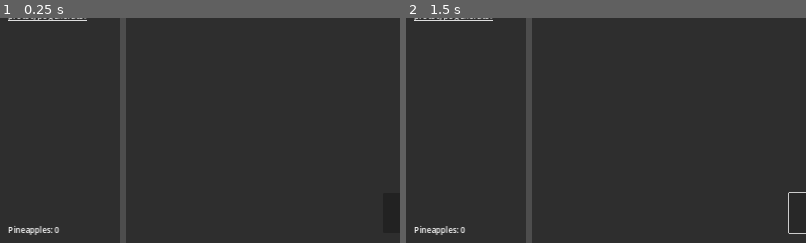
Above: before the commit, frames 1-2 (left to right).
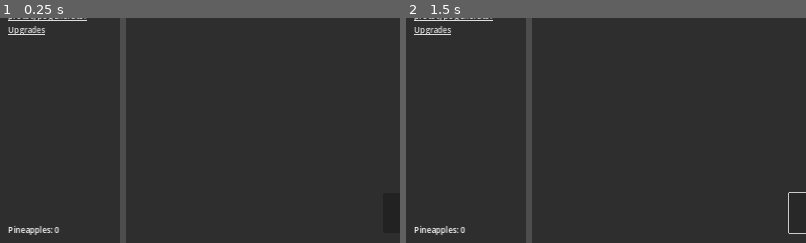
Above: after the commit, the same moments.

Repository: paulw87/Space_Pineapple
Game: Godot game, scene res://Scenes/Prototypes/Game/game.tscn
The game is run twice, just before and just after one commit, with the same random seed, the same clock (stepped at 60 frames per second) and the same inputs.
Inputs:
- Up to frame 1 (0.25 s): no input
- Up to frame 2 (1.5 s): click "start auto pineapple" at 0.5 s; tap Enter at 1.25 s
The pictures show only the part of the screen within x 0-50%, y 7-57%; the shares and areas given below are measured in that part.

The runs differ from the first frame. In frame 1, 0.2% of the frame differs, in the area x 2-12%, y 3-8%; in frame 2, 0.2%.

Commit message:
Upgrade view created

Diff:
--- /dev/null
+++ b/Scenes/Prototypes/upgrades/prototype_upgrades.gd
@@ -0,0 +1,24 @@
+class_name PrototypeUpgrades
+extends Control
+## view for the upgrades
+
+##referance to the user interface
+@export var user_interface : User_Interface
+##view referance
+@export var view : User_Interface.Views
+
+
+## ititialize visibility at launch
+func _ready() -> void:
+	visible = false
+
+	user_interface.navigation_requested.connect(_on_navigation_request)
+
+
+##watch for naigation request
+func _on_navigation_request(requested_view : User_Interface.Views) -> void:
+	if requested_view == view:
+		visible = true
+		return
+
+	visible = false
--- /dev/null
+++ b/Scenes/Prototypes/upgrades/prototype_upgrades.tscn
@@ -0,0 +1,108 @@
+[gd_scene load_steps=2 format=3 uid="uid://dvlr18ofixywq"]
+
+[ext_resource type="Script" path="res://Scenes/Prototypes/upgrades/prototype_upgrades.gd" id="1_dpjhq"]
+
+[node name="PrototypeUpgrades" type="Control"]
+layout_mode = 3
+anchors_preset = 15
+anchor_right = 1.0
+anchor_bottom = 1.0
+grow_horizontal = 2
+grow_vertical = 2
+script = ExtResource("1_dpjhq")
+view = 2
+
+[node name="MarginContainer" type="MarginContainer" parent="."]
+layout_mode = 1
+anchors_preset = 15
+anchor_right = 1.0
+anchor_bottom = 1.0
+grow_horizontal = 2
+grow_vertical = 2
+theme_override_constants/margin_left = 16
+theme_override_constants/margin_top = 16
+theme_override_constants/margin_right = 16
+theme_override_constants/margin_bottom = 16
+
+[node name="VBoxContainer" type="VBoxContainer" parent="MarginContainer"]
+layout_mode = 2
+theme_override_constants/separation = 16
+
+[node name="HeaderLarge" type="Label" parent="MarginContainer/VBoxContainer"]
+layout_mode = 2
+theme_type_variation = &"HeaderLarge"
+text = "Upgrades"
+
+[node name="MarginContainer" type="MarginContainer" parent="MarginContainer/VBoxContainer"]
+layout_mode = 2
+theme_override_constants/margin_left = 16
+theme_override_constants/margin_right = 16
+
+[node name="HSeparator" type="HSeparator" parent="MarginContainer/VBoxContainer/MarginContainer"]
+layout_mode = 2
+
+[node name="MarginContainer2" type="MarginContainer" parent="MarginContainer/VBoxContainer"]
+layout_mode = 2
+theme_override_constants/margin_left = 64
+theme_override_constants/margin_right = 64
+
+[node name="Upgrade_01" type="Control" parent="MarginContainer/VBoxContainer/MarginContainer2"]
+custom_minimum_size = Vector2(0, 160)
+layout_mode = 2
+
+[node name="Panel" type="Panel" parent="MarginContainer/VBoxContainer/MarginContainer2/Upgrade_01"]
+layout_mode = 2
+offset_left = 16.0
+offset_top = 16.0
+offset_right = 1424.0
+offset_bottom = 144.0
+grow_horizontal = 2
+grow_vertical = 2
+
+[node name="MarginContainer" type="MarginContainer" parent="MarginContainer/VBoxContainer/MarginContainer2/Upgrade_01"]
+layout_mode = 1
+anchors_preset = 15
+anchor_right = 1.0
+anchor_bottom = 1.0
+grow_horizontal = 2
+grow_vertical = 2
+theme_override_constants/margin_left = 16
+theme_override_constants/margin_top = 16
+theme_override_constants/margin_right = 16
+theme_override_constants/margin_bottom = 16
+
+[node name="HBoxContainer" type="HBoxContainer" parent="MarginContainer/VBoxContainer/MarginContainer2/Upgrade_01/MarginContainer"]
+layout_mode = 2
+theme_override_constants/separation = 32
+
+[node name="Infos" type="Control" parent="MarginContainer/VBoxContainer/MarginContainer2/Upgrade_01/MarginContainer/HBoxContainer"]
+layout_mode = 2
+size_flags_horizontal = 3
+
+[node name="VBoxContainer" type="VBoxContainer" parent="MarginContainer/VBoxContainer/MarginContainer2/Upgrade_01/MarginContainer/HBoxContainer/Infos"]
+layout_mode = 1
+anchors_preset = 15
+anchor_right = 1.0
+anchor_bottom = 1.0
+grow_horizontal = 2
+grow_vertical = 2
+theme_override_constants/separation = 0
+
+[node name="Title" type="Label" parent="MarginContainer/VBoxContainer/MarginContainer2/Upgrade_01/MarginContainer/HBoxContainer/Infos/VBoxContainer"]
+layout_mode = 2
+theme_type_variation = &"HeaderMedium"
+text = "Upgrade Title"
+
+[node name="Description" type="RichTextLabel" parent="MarginContainer/VBoxContainer/MarginContainer2/Upgrade_01/MarginContainer/HBoxContainer/Infos/VBoxContainer"]
+layout_mode = 2
+size_flags_vertical = 3
+bbcode_enabled = true
+text = "Upgrade description
+Effect:
+Cost:"
+fit_content = true
+
+[node name="PurchaseButton" type="Button" parent="MarginContainer/VBoxContainer/MarginContainer2/Upgrade_01/MarginContainer/HBoxContainer"]
+custom_minimum_size = Vector2(240, 0)
+layout_mode = 2
+text = "Purchase"
--- a/Scenes/user_interface.gd
+++ b/Scenes/user_interface.gd
@@ -24,6 +24,6 @@
 func _on_prototype_clicker_link_pressed() -> void:
 	navigation_requested.emit(Views.PROTOTYPE_CLICKER)
 
-
-func _on_prototype_upgrades_link_button_pressed():
+##triggered when the upgrades link is clicked
+func _on_prototype_upgrades_link_button_pressed() -> void:
 	navigation_requested.emit(Views.PROTOTYPE_UPGRADES)
--- a/Scenes/user_interface.tscn
+++ b/Scenes/user_interface.tscn
@@ -1,9 +1,10 @@
-[gd_scene load_steps=5 format=3 uid="uid://cw57oqc2vs3xu"]
+[gd_scene load_steps=6 format=3 uid="uid://cw57oqc2vs3xu"]
 
 [ext_resource type="Script" path="res://Scenes/user_interface.gd" id="1_1col8"]
 [ext_resource type="PackedScene" uid="uid://srx4qykcm41m" path="res://Scenes/Prototypes/auto pineapple/prototype_auto_pineapple.tscn" id="1_ucv0q"]
 [ext_resource type="Script" path="res://Scenes/pineapples_label.gd" id="2_wpqwc"]
 [ext_resource type="PackedScene" uid="uid://b5q20mei7dbhy" path="res://Scenes/Prototypes/click/prototype_clicker.tscn" id="3_n7s02"]
+[ext_resource type="PackedScene" uid="uid://dvlr18ofixywq" path="res://Scenes/Prototypes/upgrades/prototype_upgrades.tscn" id="5_6rpwm"]
 
 [node name="user_interface" type="Control"]
 layout_mode = 3
@@ -63,6 +64,7 @@
 
 [node name="PrototypeUpgradesLinkButton" type="LinkButton" parent="HBoxContainer/Leftpanel/VBoxContainer/Navigator/MarginContainer/VBoxContainer"]
 layout_mode = 2
+text = "Upgrades"
 
 [node name="MarginContainer" type="MarginContainer" parent="HBoxContainer/Leftpanel/VBoxContainer"]
 layout_mode = 2
@@ -118,6 +120,11 @@
 user_interface = NodePath("../../..")
 view = 1
 
+[node name="PrototypeUpgrades" parent="HBoxContainer/mainview" node_paths=PackedStringArray("user_interface") instance=ExtResource("5_6rpwm")]
+visible = false
+layout_mode = 1
+user_interface = NodePath("../../..")
+
 [connection signal="pressed" from="HBoxContainer/Leftpanel/VBoxContainer/Navigator/MarginContainer/VBoxContainer/PrototypeClickerLink" to="." method="_on_prototype_clicker_link_pressed"]
 [connection signal="pressed" from="HBoxContainer/Leftpanel/VBoxContainer/Navigator/MarginContainer/VBoxContainer/PrototypeAutoPineappleLink" to="." method="_on_prototype_auto_pineapple_link_pressed"]
 [connection signal="pressed" from="HBoxContainer/Leftpanel/VBoxContainer/Navigator/MarginContainer/VBoxContainer/PrototypeUpgradesLinkButton" to="." method="_on_prototype_upgrades_link_button_pressed"]
